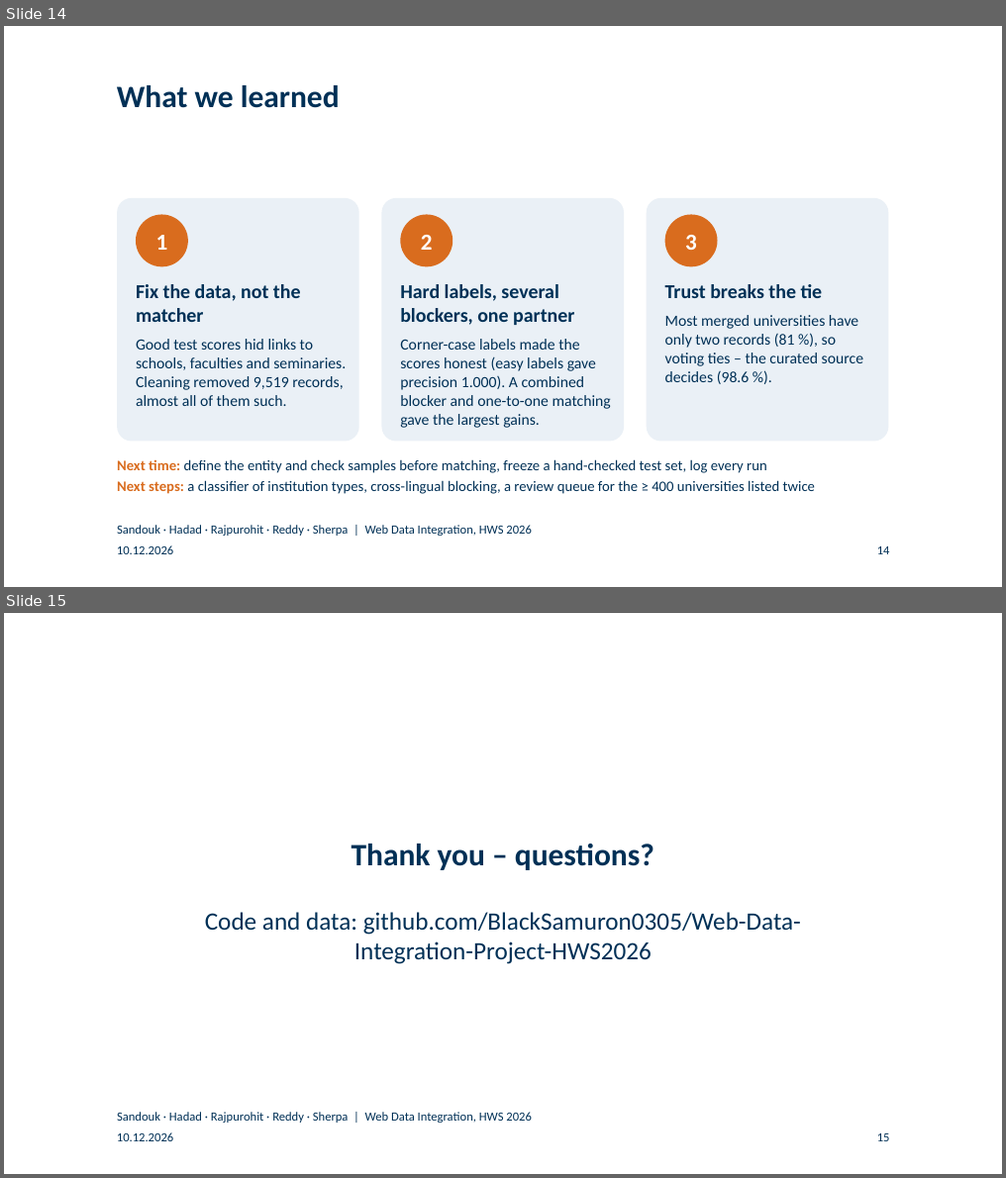
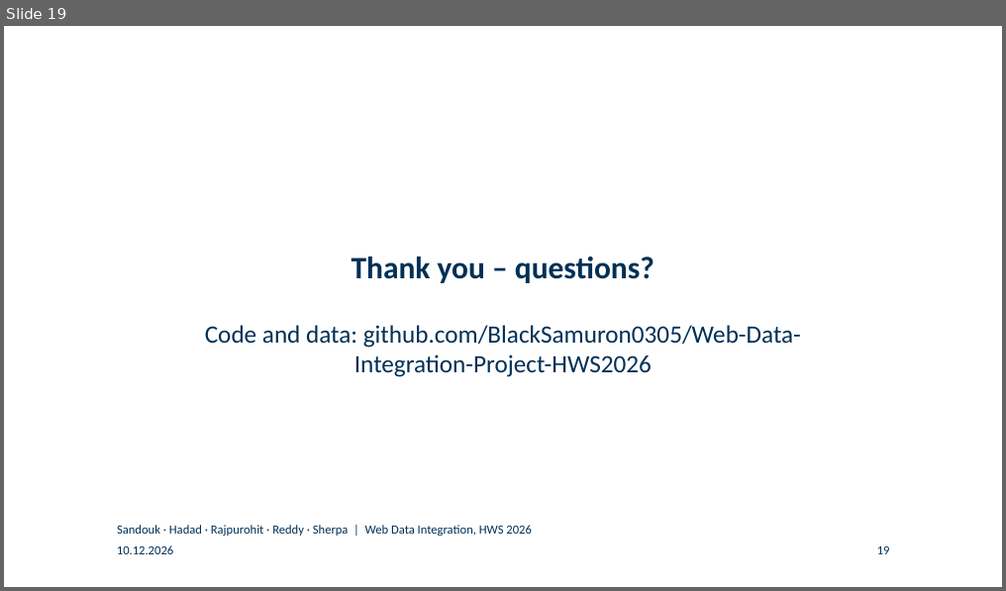
Before and after one commit to BlackSamuron0305/Web-Data-Integration-Project-HWS2026, a slide deck: submission/final-presentation/final_presentation.pptx. Shown one above the other, each under a label of ours: slides 14 and 15 before the commit, slide 19 after it. The pictures are 1006x1178 and 1006x591 pixels, drawn with LibreOffice and Linux fonts; fonts in the diff are those of the drawing; background and template pictures are left out. Boxes give left, top, right and bottom in pixels: in the first picture for what was removed or moved away, otherwise in the second. Text is boxed around its words. In the diff, an @@ line names an element or a change of style, - is before the commit and + after.

```diff
--- a/submission/final-presentation/final_presentation.pptx
+++ b/submission/final-presentation/final_presentation.pptx
@@ slide 14 removed at bbox=[4, 26, 1002, 587], background #FFFFFF @@
@@ title removed at bbox=[117, 85, 340, 108] @@
-What we learned
@@ rounded rectangle removed at bbox=[117, 198, 359, 441] @@
@@ rounded rectangle removed at bbox=[382, 198, 624, 441] @@
@@ rounded rectangle removed at bbox=[646, 198, 888, 441] @@
@@ ellipse removed at bbox=[136, 214, 188, 267] @@
@@ ellipse removed at bbox=[400, 214, 452, 267] @@
@@ ellipse removed at bbox=[664, 214, 717, 267] @@
@@ text removed at bbox=[156, 235, 168, 250] @@
-1
@@ text removed at bbox=[421, 235, 433, 250] @@
-2
@@ text removed at bbox=[685, 235, 697, 250] @@
-3
@@ text removed at bbox=[136, 284, 346, 406] @@
-Fix the data, not the matcher
-Good test scores hid links to schools, faculties and seminaries. Cleaning removed 9,519 records, almost all of them such.
@@ text removed at bbox=[400, 284, 611, 428] @@
-Hard labels, several blockers, one partner
-Corner-case labels made the scores honest (easy labels gave precision 1.000). A combined blocker and one-to-one matching gave the largest gains.
@@ text removed at bbox=[665, 284, 863, 384] @@
-Trust breaks the tie
-Most merged universities have only two records (81 %), so voting ties – the curated source decides (98.6 %).
@@ text removed at bbox=[117, 460, 815, 494] @@
-Next time: define the entity and check samples before matching, freeze a hand-checked test set, log every run
-Next steps: a classifier of institution types, cross-lingual blocking, a review queue for the ≥ 400 universities listed twice
@@ text removed at bbox=[117, 525, 532, 536] @@
-Sandouk · Hadad · Rajpurohit · Reddy · Sherpa | Web Data Integration, HWS 2026
@@ text removed at bbox=[117, 546, 173, 555] @@
-10.12.2026
@@ page number removed at bbox=[877, 547, 890, 555] @@
-14
@@ what was slide 15 is now slide 19 @@
@@ page number at bbox=[877, 547, 890, 555]: text changed @@
-15
+19
```
Also in this commit, not shown: 8 slides changed, 13 slides added, 11 other slides removed, 9 other files.
